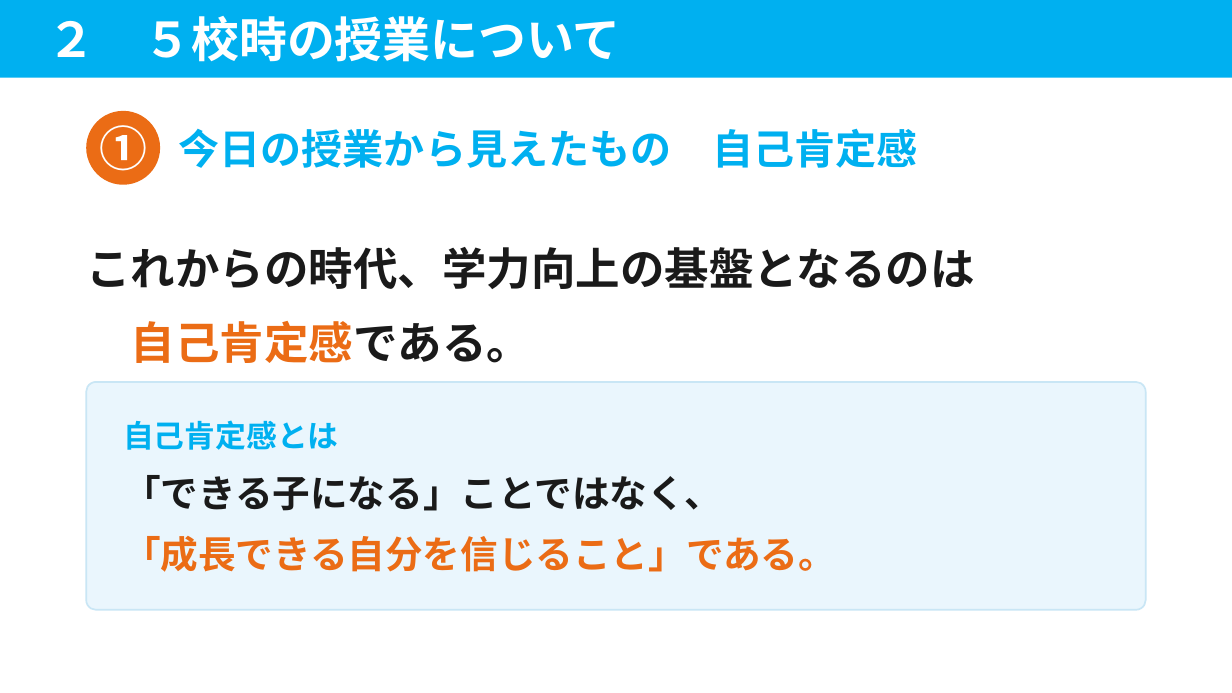
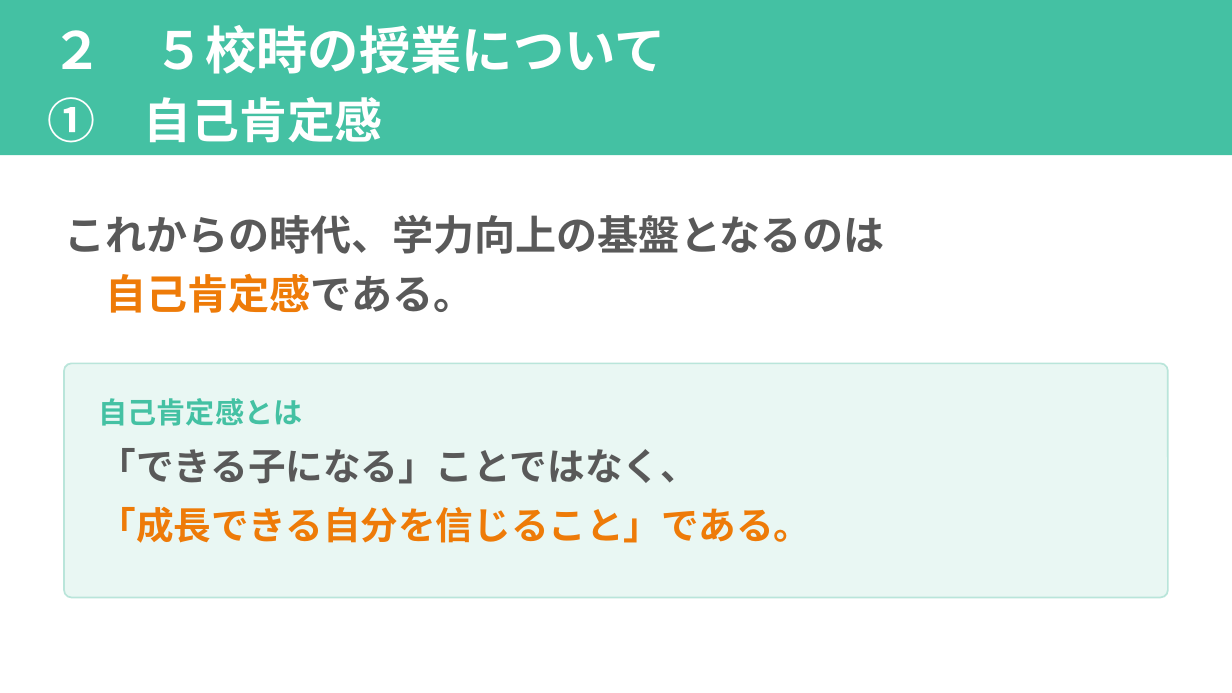
Before and after one commit to contynet730-star/con30, a slide deck: slide 7 of 指導課訪問_みらい青空学園/指導課訪問_５校時指導助言資料_みらい青空学園.pptx. Drawn at 1232x693 pixels with LibreOffice and Linux fonts; fonts in the diff are those of the drawing. Boxes give left, top, right and bottom in pixels: in the first picture for what was removed or moved away, otherwise in the second. Text is boxed around its words. In the diff, an @@ line names an element or a change of style, - is before the commit and + after.

```diff
--- a/指導課訪問_みらい青空学園/指導課訪問_５校時指導助言資料_みらい青空学園.pptx
+++ b/指導課訪問_みらい青空学園/指導課訪問_５校時指導助言資料_みらい青空学園.pptx
@@ rectangle "２ ５校時の授業について": place and size @@
-rectangle "２ ５校時の授業について" at <box>0,0,1232,78</box>
+rectangle "２ ５校時の授業について" at <box>0,0,1232,155</box>
@@ rectangle "２ ５校時の授業について" at <box>0,0,1232,155</box>: fill #00B0F0 to #44C1A3 @@
@@ text in rectangle at <box>51,25,666,74</box>: size 28 to 30 pt in "２ ５校時の授業について"; line spacing 1 to 1.2 @@
@@ text in rectangle at <box>48,97,382,143</box>: paragraph added @@
+① 自己肯定感
@@ ellipse removed at <box>86,111,160,185</box> @@
@@ text removed at <box>99,117,147,178</box> @@
-①
@@ text removed at <box>179,128,917,168</box> @@
-今日の授業から見えたもの 自己肯定感
@@ text "これからの時代、学力向上の基盤となるのは": place and size @@
-text "これからの時代、学力向上の基盤となるのは" at <box>86,247,975,363</box>
+text "これからの時代、学力向上の基盤となるのは" at <box>64,215,884,313</box>
@@ text "これからの時代、学力向上の基盤となるのは" at <box>64,215,884,313</box>: size 26 to 24 pt; text colour #1A1A1A to #595959 in "これからの時代、学力向上の基盤となるのは", "自己肯定感である。"; text colour #EB6C15 to #EE7B08 in "自己肯定感である。"; line spacing 1.4 to 1.2 @@
@@ rounded rectangle: place and size @@
-rounded rectangle at <box>86,382,1146,610</box>
+rounded rectangle at <box>64,363,1168,598</box>
@@ rounded rectangle at <box>64,363,1168,598</box>: fill #EAF6FD to #E9F7F3; outline #C9E6F5 1 pt to #B9E5DA 1 pt; proportions changed @@
@@ text "自己肯定感とは": place and size @@
-text "自己肯定感とは" at <box>123,420,836,572</box>
+text "自己肯定感とは" at <box>99,398,812,543</box>
@@ text "自己肯定感とは" at <box>99,398,812,543</box>: size 18 to 17 pt, text colour #00B0F0 to #44C1A3 in "自己肯定感とは"; text colour #1A1A1A to #595959 in "「できる子になる」ことではなく、"; text colour #EB6C15 to #EE7B08 in "「成長できる自分を信じること」である。"; line spacing 1.35 to 1.3 @@
```
Also in this commit, not shown: 13 other slides changed, 2 other files.
